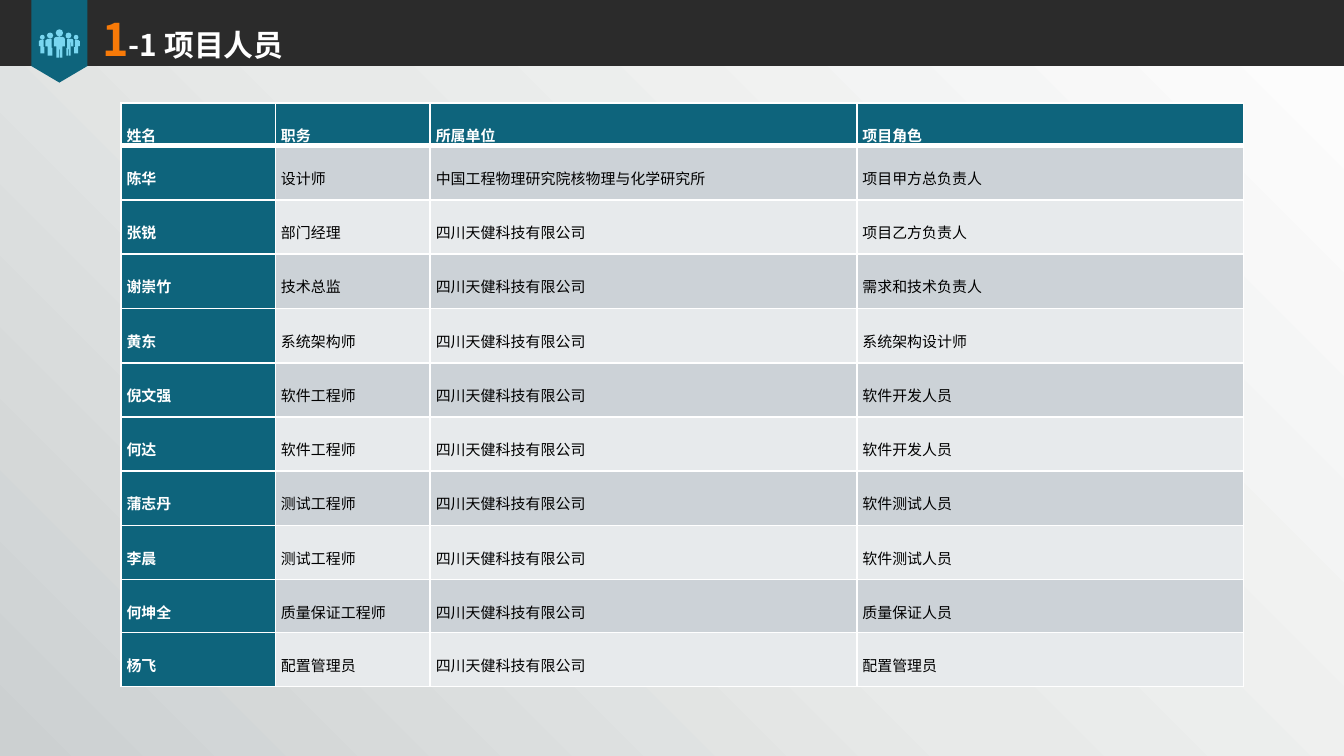
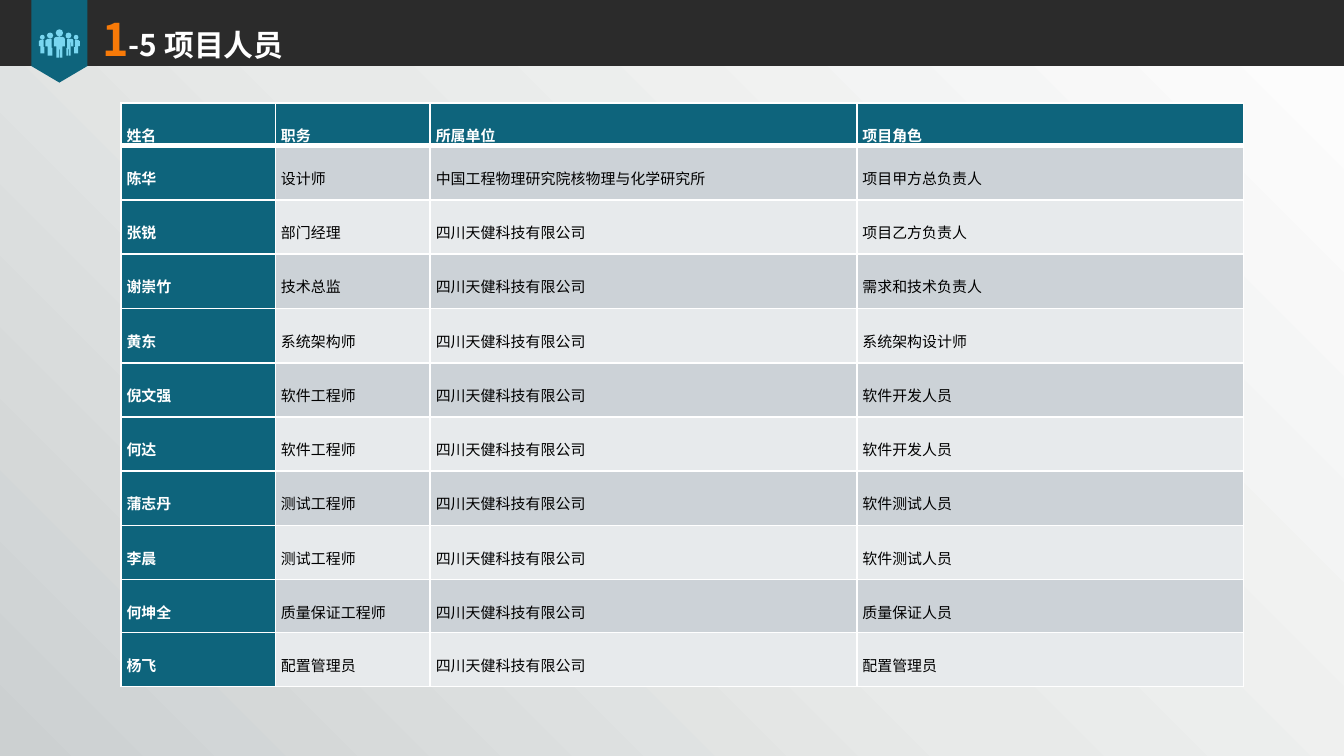
Before and after one commit to xiechongzhu/RadiationSystem, a slide deck: slide 7 of 项目文档/需求/辐射防护数据集成与监控系统软件需求分析报告.pptx (slide 6 before the commit). Drawn at 1344x756 pixels with LibreOffice and Linux fonts; fonts in the diff are those of the drawing; background and template pictures are left out; a plain dark background stands for a picture behind light text. Boxes give left, top, right and bottom in pixels: in the first picture for what was removed or moved away, otherwise in the second. Text is boxed around its words. In the diff, an @@ line names an element or a change of style, - is before the commit and + after.

```diff
--- a/项目文档/需求/辐射防护数据集成与监控系统软件需求分析报告.pptx
+++ b/项目文档/需求/辐射防护数据集成与监控系统软件需求分析报告.pptx
@@ title at (102, 22, 283, 67): text changed @@
-1-1 项目人员
+1-5 项目人员
```
Also in this commit, not shown: 3 other slides changed, 17 slides added, 29 slides removed, 15 other files.
